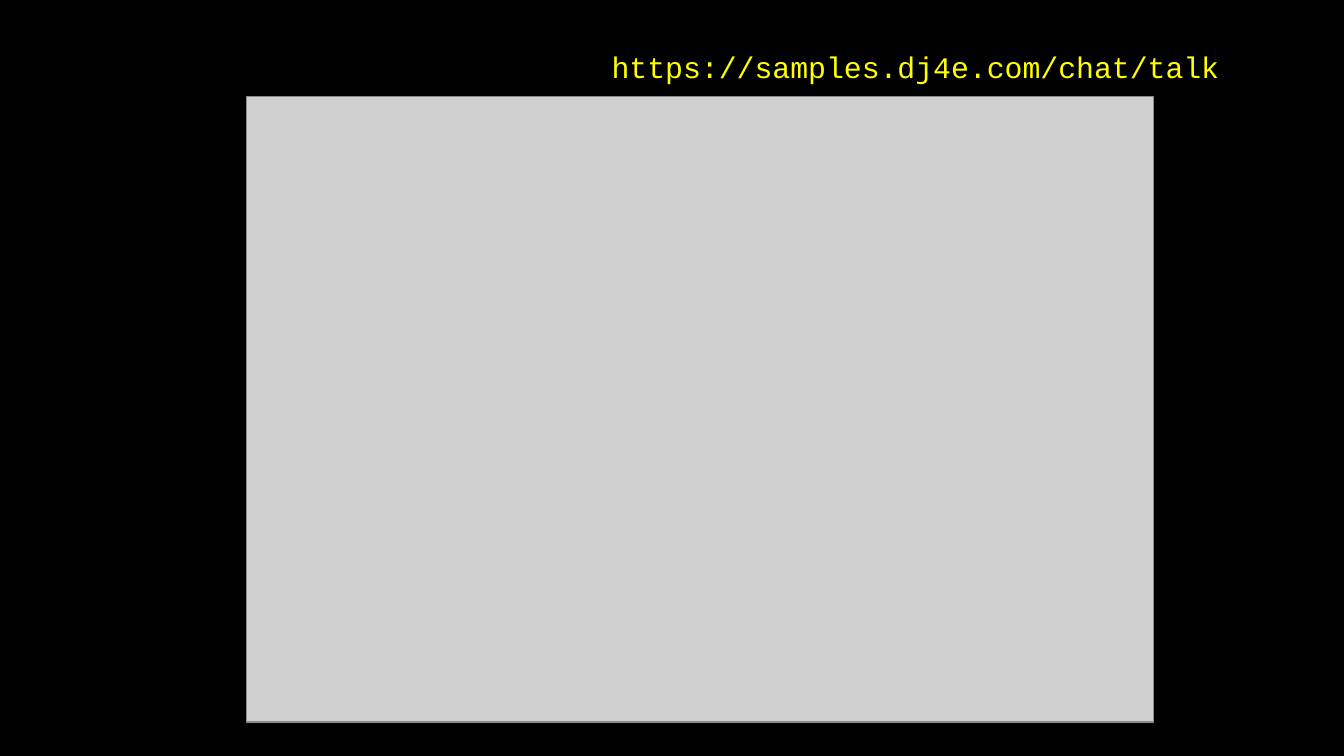
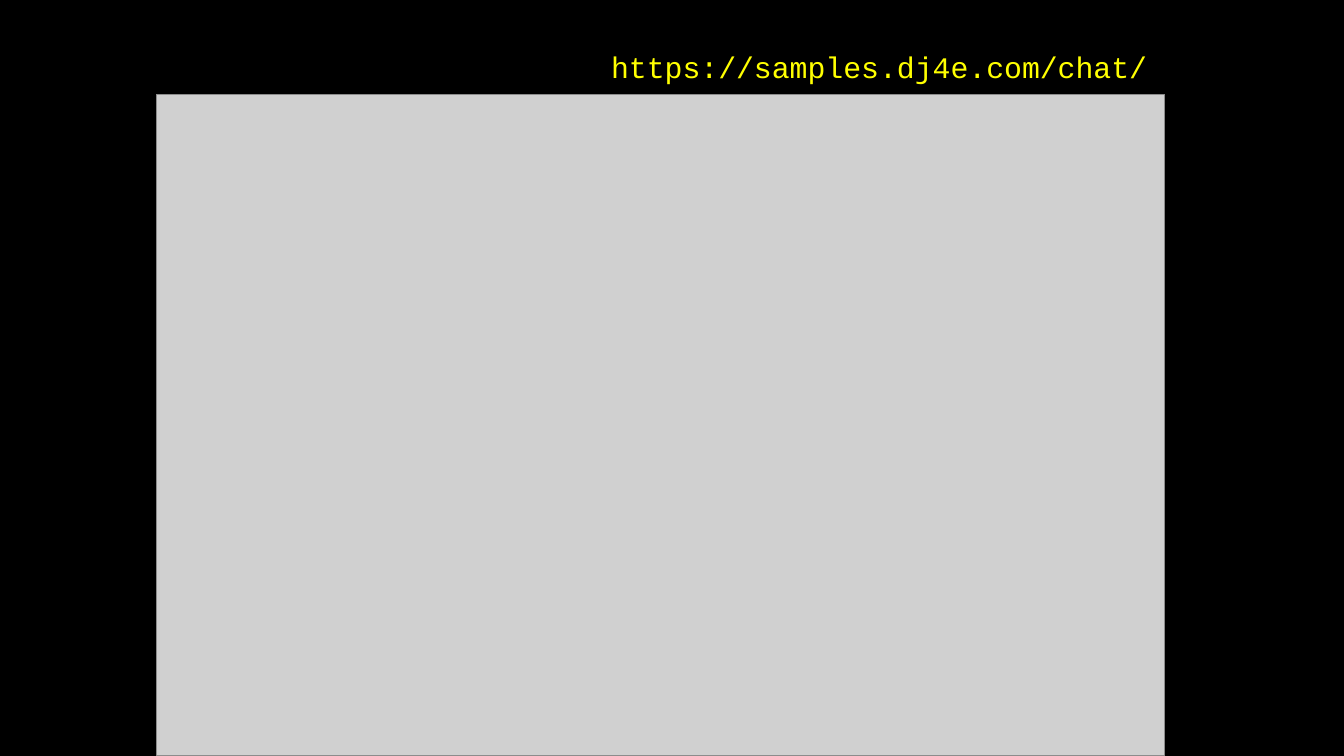
Before and after one commit to csev/dj4e, a slide deck: slide 16 of lectures/JS-04-AJAX-JSON.ppt. Drawn at 1344x756 pixels with LibreOffice and Linux fonts; fonts in the diff are those of the drawing; grey boxes stand for pictures. Boxes give left, top, right and bottom in pixels: in the first picture for what was removed or moved away, otherwise in the second. Text is boxed around its words. In the diff, an @@ line names an element or a change of style, - is before the commit and + after.

```diff
--- a/lectures/JS-04-AJAX-JSON.ppt
+++ b/lectures/JS-04-AJAX-JSON.ppt
@@ text at [611,57,1147,85]: text changed @@
-https://samples.dj4e.com/chat/talk
+https://samples.dj4e.com/chat/
@@ picture: place and size @@
-picture at [246,97,1153,723]
+picture at [157,94,1165,755]
```
Also in this commit, not shown: 10 other slides changed, 1 slide removed, 3 other files.
